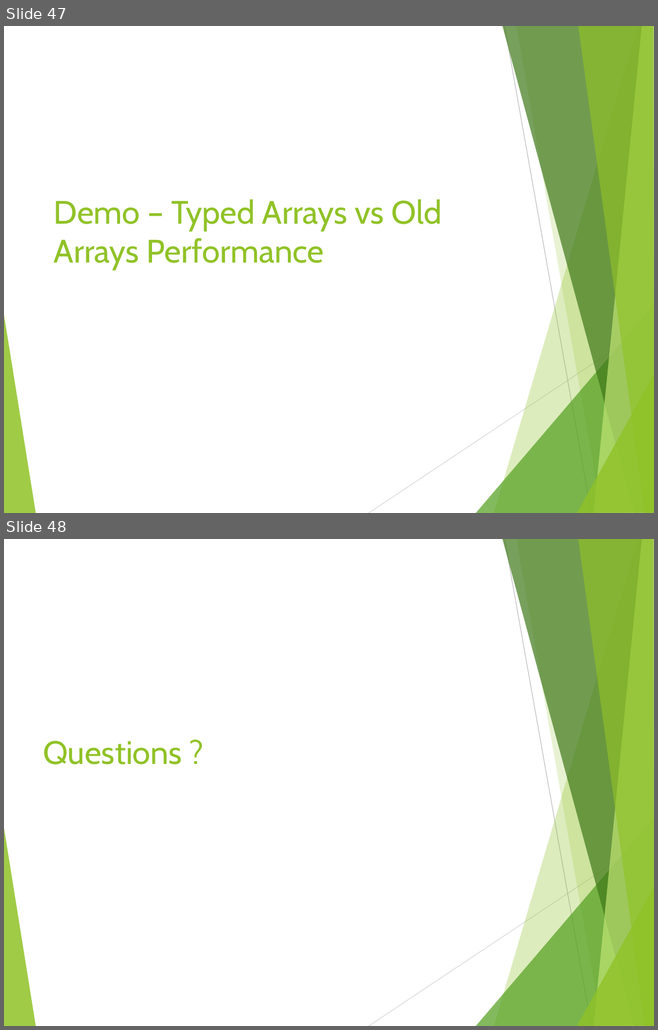
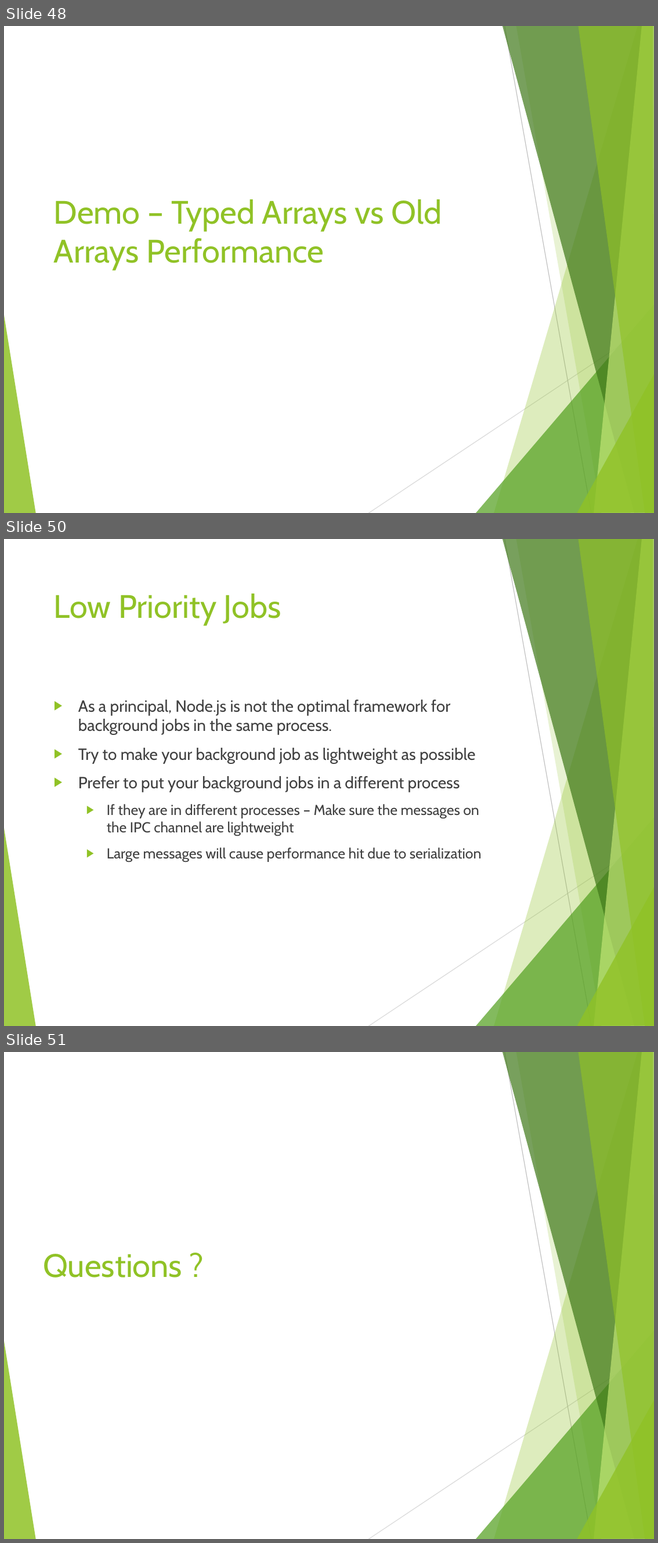
Before and after one commit to tamarstern/MyNodeJSCourse, a slide deck: day2/nodejs_performance/NodeJs_Performance.pptx. Shown one above the other, each under a label of ours: slides 47 and 48 before the commit, slides 48, 50 and 51 after it; the slides between them are not shown. The pictures are 658x1030 and 658x1543 pixels, drawn with LibreOffice and Linux fonts; fonts in the diff are those of the drawing. Boxes give left, top, right and bottom in pixels: in the first picture for what was removed or moved away, otherwise in the second. Text is boxed around its words. In the diff, an @@ line names an element or a change of style, - is before the commit and + after.

Commit message:
changes

```diff
--- a/day2/nodejs_performance/NodeJs_Performance.pptx
+++ b/day2/nodejs_performance/NodeJs_Performance.pptx
@@ slide 50 added at [4, 539, 654, 1026], background #FFFFFF; not listed: 10 template elements that a slide beside it also shows @@
@@ title added at [54, 594, 281, 625], 36 pt, text #90C226 @@
+Low Priority Jobs
@@ text added at [78, 700, 481, 861], 18 pt, text #404040 @@
+▶ As a principal, Node.js is not the optimal framework for background jobs in the same process.
+▶ Try to make your background job as lightweight as possible
+▶ Prefer to put your background jobs in a different process
+  ▶ If they are in different processes – Make sure the messages on the IPC channel are lightweight
+  ▶ Large messages will cause performance hit due to serialization
@@ what was slide 47 is now slide 48 @@
@@ what was slide 48 is now slide 51 @@
```
Also in this commit, not shown: 2 other slides added.
